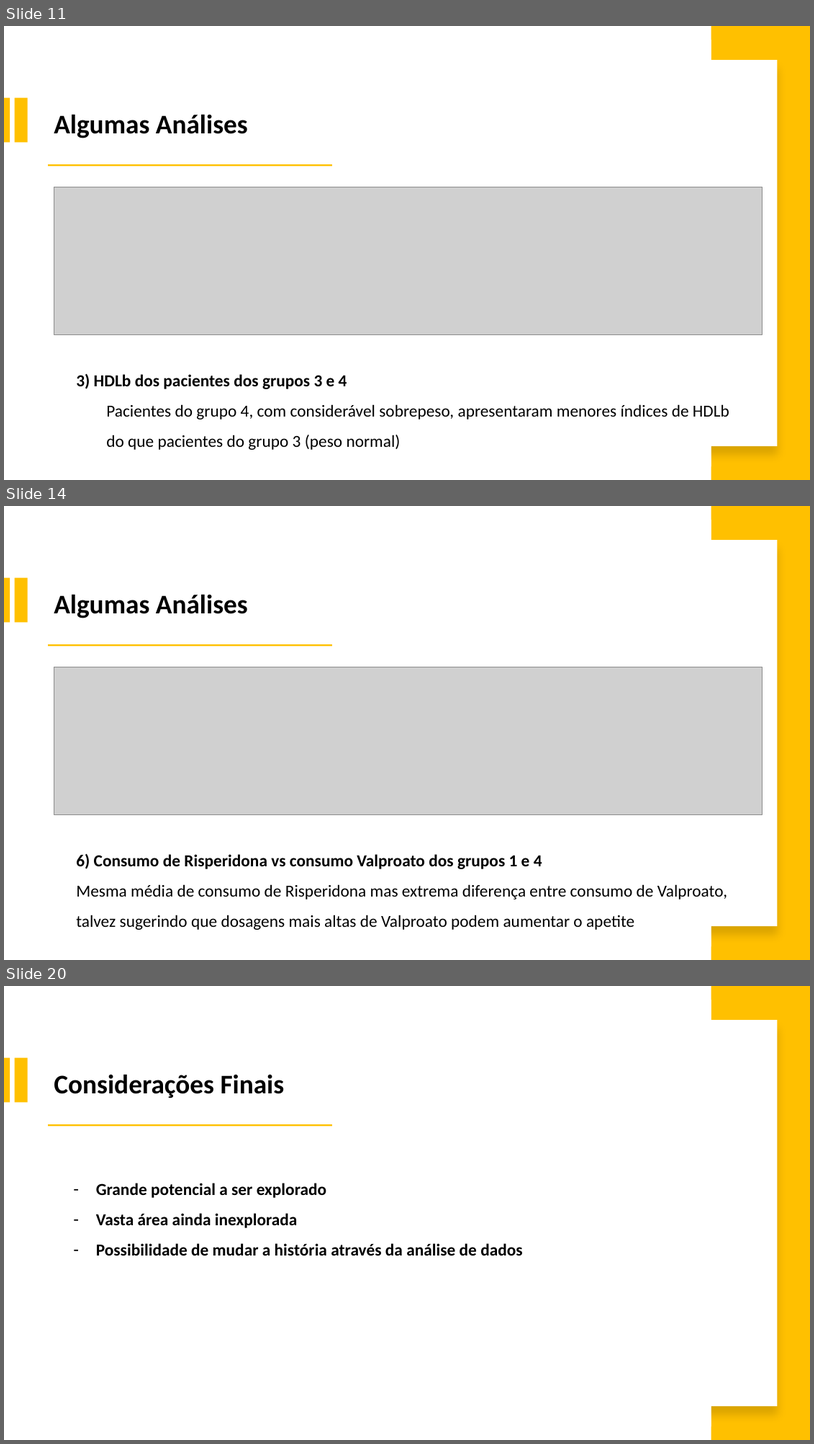
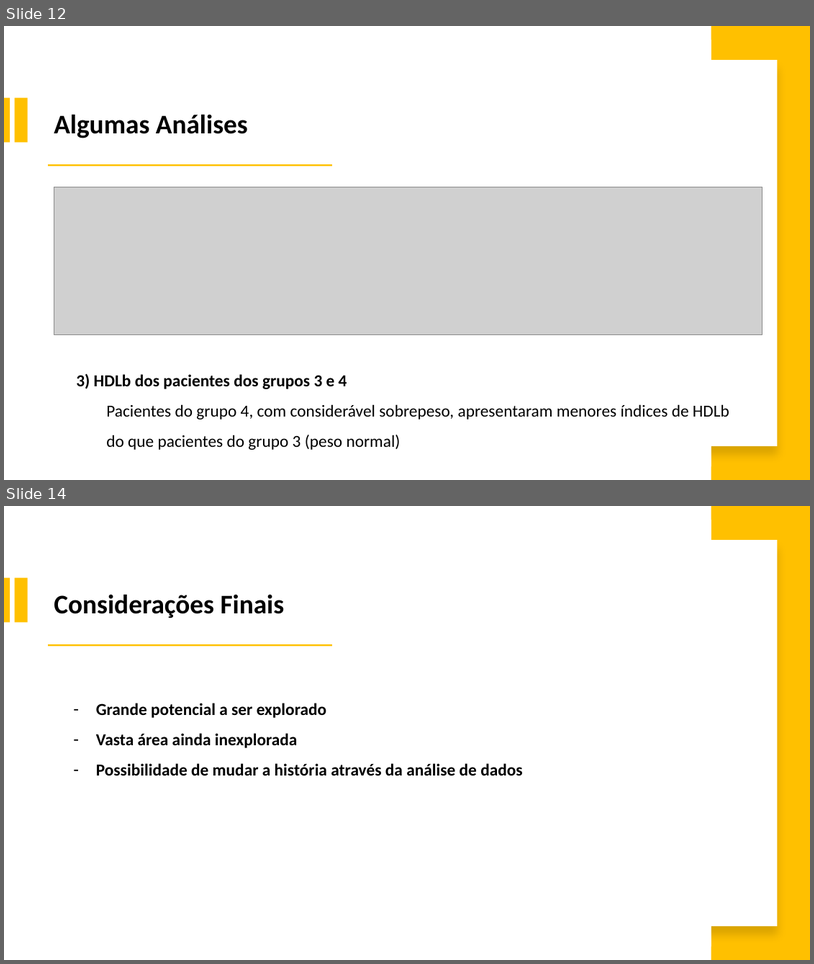
Before and after one commit to israeljmcarvalho/portfolioicarvalho, a slide deck: slides/Slides Portfólio Israel J. M. Carvalho.pptx. Shown one above the other, each under a label of ours: slides 11, 14 and 20 before the commit, slides 12 and 14 after it; the slides between them are not shown. The pictures are 814x1444 and 814x964 pixels, drawn with LibreOffice and Linux fonts; fonts in the diff are those of the drawing; grey boxes stand for pictures. Boxes give left, top, right and bottom in pixels: in the first picture for what was removed or moved away, otherwise in the second. Text is boxed around its words. In the diff, an @@ line names an element or a change of style, - is before the commit and + after.

```diff
--- a/slides/Slides Portfólio Israel J. M. Carvalho.pptx
+++ b/slides/Slides Portfólio Israel J. M. Carvalho.pptx
@@ slide 14 removed at [4, 506, 810, 960], background #FFFFFF @@
@@ rectangle removed at [349, 520, 712, 947] @@
@@ rectangle removed at [712, 506, 810, 960] @@
@@ rectangle removed at [381, 540, 778, 926] @@
@@ rectangle removed at [4, 577, 10, 622] @@
@@ rectangle removed at [14, 577, 27, 622] @@
@@ text removed at [54, 594, 248, 618] @@
-Algumas Análises
@@ rectangle removed at [48, 644, 332, 646] @@
@@ picture removed at [54, 667, 763, 815] @@
@@ text removed at [76, 854, 728, 929] @@
-    6) Consumo de Risperidona vs consumo Valproato dos grupos 1 e 4
-    Mesma média de consumo de Risperidona mas extrema diferença entre consumo de Valproato, talvez sugerindo que dosagens mais altas de Valproato podem aumentar o apetite
@@ what was slide 11 is now slide 12 @@
@@ what was slide 20 is now slide 14 @@
```
Also in this commit, not shown: 5 slides changed, 2 slides added, 7 other slides removed, 13 other files.
